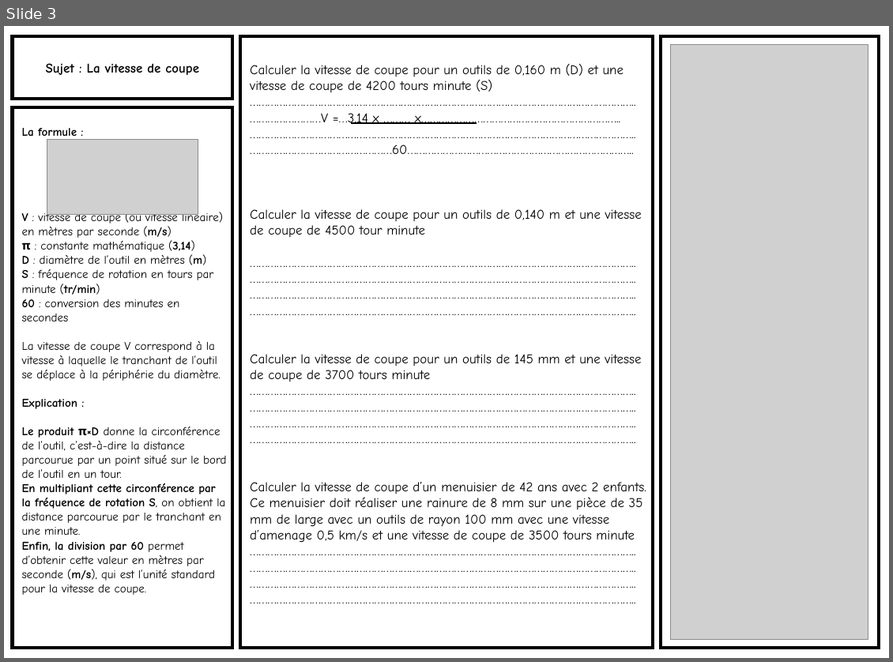
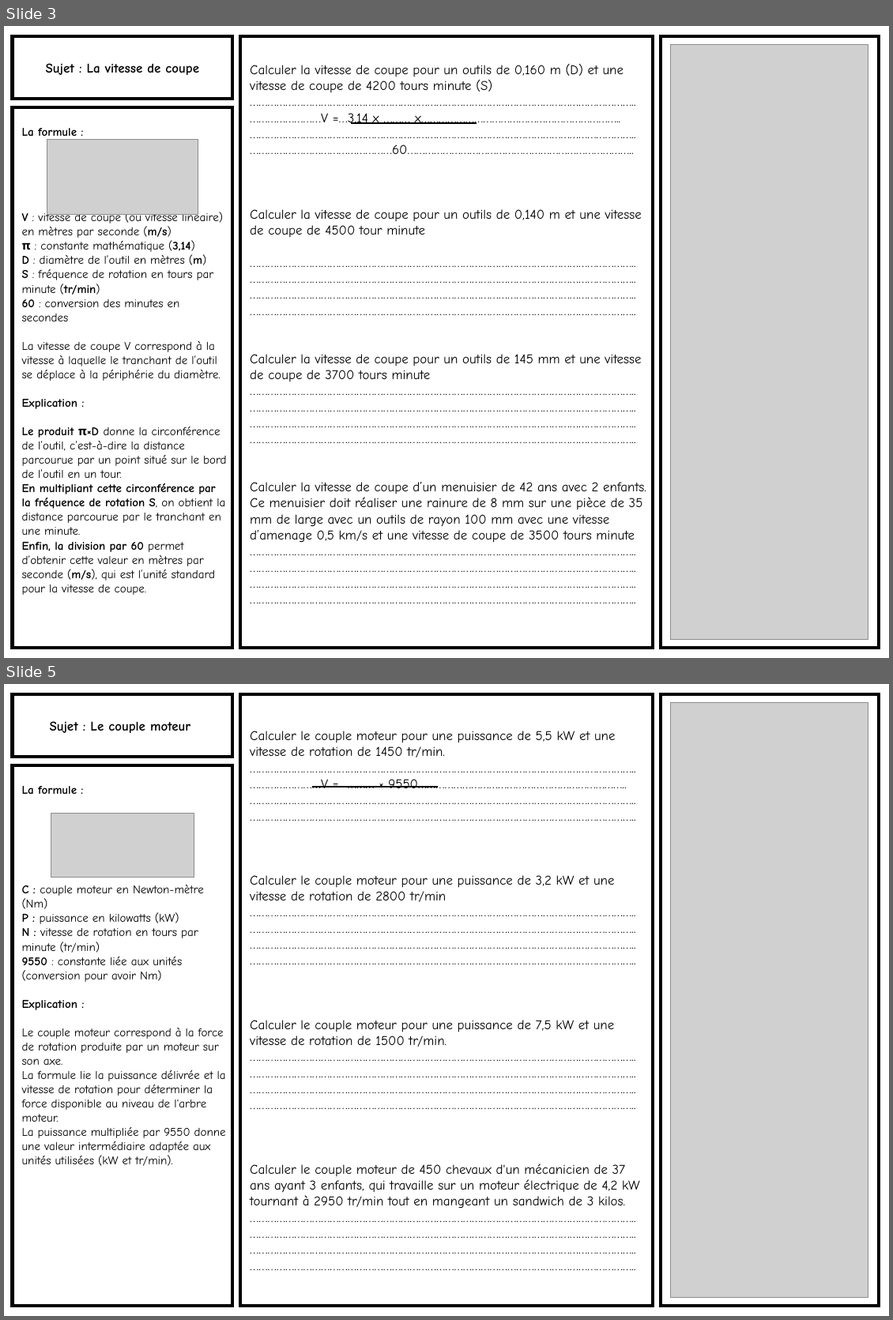
Before and after one commit to kduchevreuil/Cours-Menuiserie, a slide deck: Dossier Co-FR/La boite à épice - interrogation.pptx. Shown one above the other, each under a label of ours: slide 3 before the commit, slides 3 and 5 after it; the slides between them are not shown. The pictures are 893x662 and 893x1320 pixels, drawn with LibreOffice and Linux fonts; fonts in the diff are those of the drawing; grey boxes stand for pictures. Boxes give left, top, right and bottom in pixels: in the first picture for what was removed or moved away, otherwise in the second. Text is boxed around its words. In the diff, an @@ line names an element or a change of style, - is before the commit and + after.

```diff
--- a/Dossier Co-FR/La boite à épice - interrogation.pptx
+++ b/Dossier Co-FR/La boite à épice - interrogation.pptx
@@ slide 5 added at (4, 684, 889, 1316), background #FFFFFF @@
@@ rectangle added at (13, 695, 233, 757), fill #FFFFFF, outline #000000 4.5 pt, 18 pt, text #000000, bold @@
+Sujet : Le couple moteur
@@ rectangle added at (240, 695, 653, 1306), fill #FFFFFF, outline #000000 4.5 pt, 18 pt, text #000000 @@
+Calculer le couple moteur pour une puissance de 5,5 kW et une vitesse de rotation de 1450 tr/min.
+…………………………………………………………………………………………………………………..
+……………………V = ……… × 9550……………………………………………………………..
+…………………………………………………………………………………………………………………..
+…………………………………………………………………………………………………………………..
+Calculer le couple moteur pour une puissance de 3,2 kW et une vitesse de rotation de 2800 tr/min
+…………………………………………………………………………………………………………………..
+…………………………………………………………………………………………………………………..
+…………………………………………………………………………………………………………………..
+…………………………………………………………………………………………………………………..
+Calculer le couple moteur pour une puissance de 7,5 kW et une vitesse de rotation de 1500 tr/min.
+…………………………………………………………………………………………………………………..
+…………………………………………………………………………………………………………………..
+…………………………………………………………………………………………………………………..
+…………………………………………………………………………………………………………………..
+Calculer le couple moteur de 450 chevaux d'un mécanicien de 37 ans ayant 3 enfants, qui travaille sur un moteur électrique de 4,2 kW tournant à 2950 tr/min tout en mangeant un sandwich de 3 kilos.
+…………………………………………………………………………………………………………………..
+…………………………………………………………………………………………………………………..
+…………………………………………………………………………………………………………………..
+…………………………………………………………………………………………………………………..
@@ rectangle added at (660, 695, 878, 1306), fill #FFFFFF, outline #000000 4.5 pt @@
@@ picture added at (671, 703, 868, 1297) @@
@@ rectangle added at (13, 765, 233, 1306), fill #FFFFFF, outline #000000 4.5 pt, 16 pt, text #000000 @@
+La formule :
+C : couple moteur en Newton-mètre (Nm)
+P : puissance en kilowatts (kW)
+N : vitesse de rotation en tours par minute (tr/min)
+9550 : constante liée aux unités (conversion pour avoir Nm)
+Explication :
+Le couple moteur correspond à la force de rotation produite par un moteur sur son axe.
+La formule lie la puissance délivrée et la vitesse de rotation pour déterminer la force disponible au niveau de l'arbre moteur.
+La puissance multipliée par 9550 donne une valeur intermédiaire adaptée aux unités utilisées (kW et tr/min).
@@ line added from (312, 787) to (438, 787), #000000 2.25 pt @@
@@ picture added at (51, 813, 194, 878) @@
```
Also in this commit, not shown: 1 other slide added, 1 slide removed, 7 other files.
